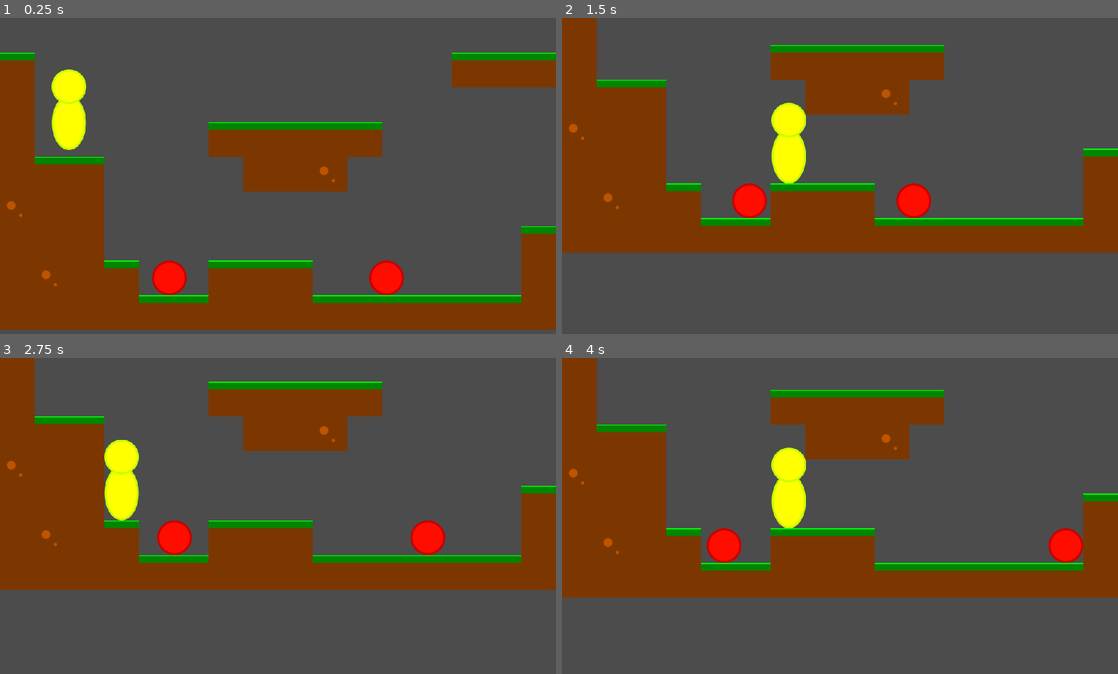
Above: before the commit, frames 1-4 (two rows, left to right).
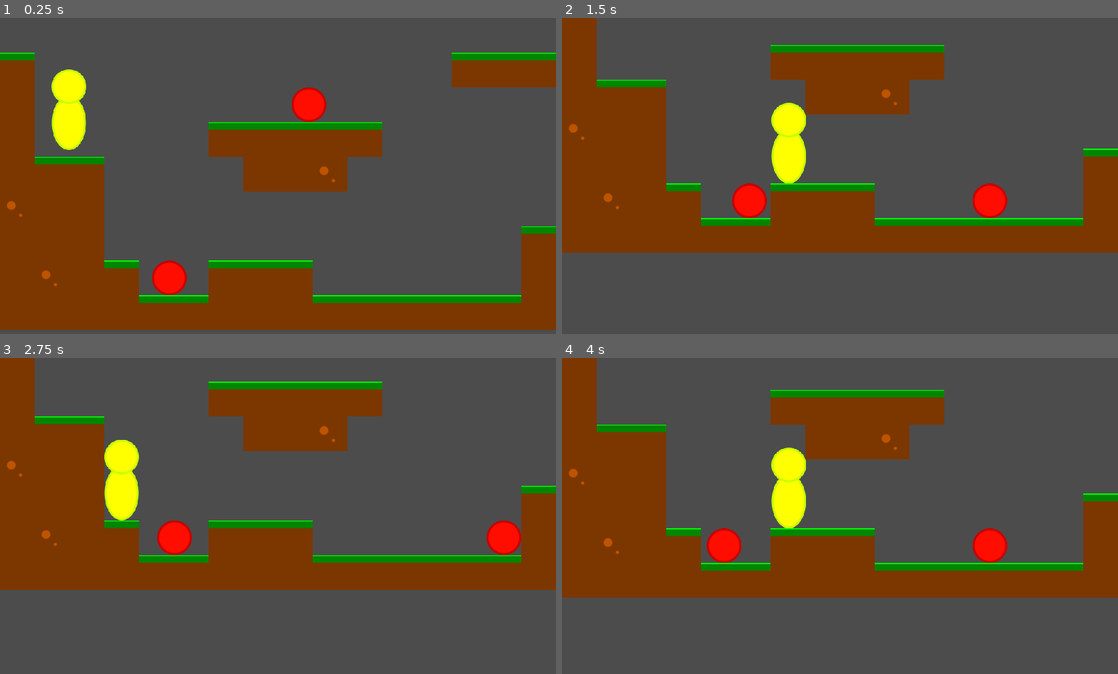
Above: after the commit, the same moments.

Repository: e8johan/superplatformer
Game: Godot game, scene res://src/levels/TestLevel.tscn
The game is run twice, just before and just after one commit, with the same random seed, the same clock (stepped at 60 frames per second) and the same inputs.
Inputs:
- Up to frame 1 (0.25 s): no input
- Up to frame 2 (1.5 s): hold Right (move_right) from 0.53 s (still down); tap Space (move_jump) at 0.77 s
- Up to frame 3 (2.75 s): tap Space (move_jump) at 1.52 s; release Right (move_right) at 2.03 s; hold Left (move_left) from 2.03 s (still down)
- Up to frame 4 (4 s): release Left (move_left) at 2.78 s; hold Right (move_right) from 2.78 s (still down); tap Space (move_jump) at 3.02, 3.77 s

The runs differ from the first frame. In frame 1, 1.1% of the frame differs, in the area x 52-73%, y 21-88%; in frame 2, 1.1%; in frame 3, 1.1%; in frame 4, 1.1%.

Commit message:
Move Stompa to make it fall down

Diff:
--- a/superplatformer/src/levels/TestLevel.tscn
+++ b/superplatformer/src/levels/TestLevel.tscn
@@ -26,7 +26,7 @@
 position = Vector2( 1636, 442 )
 
 [node name="Stompa4" parent="." instance=ExtResource( 2 )]
-position = Vector2( 612, 505 )
+position = Vector2( 469, 138 )
 
 [node name="Player" parent="." instance=ExtResource( 3 )]
 position = Vector2( 127, 111 )
